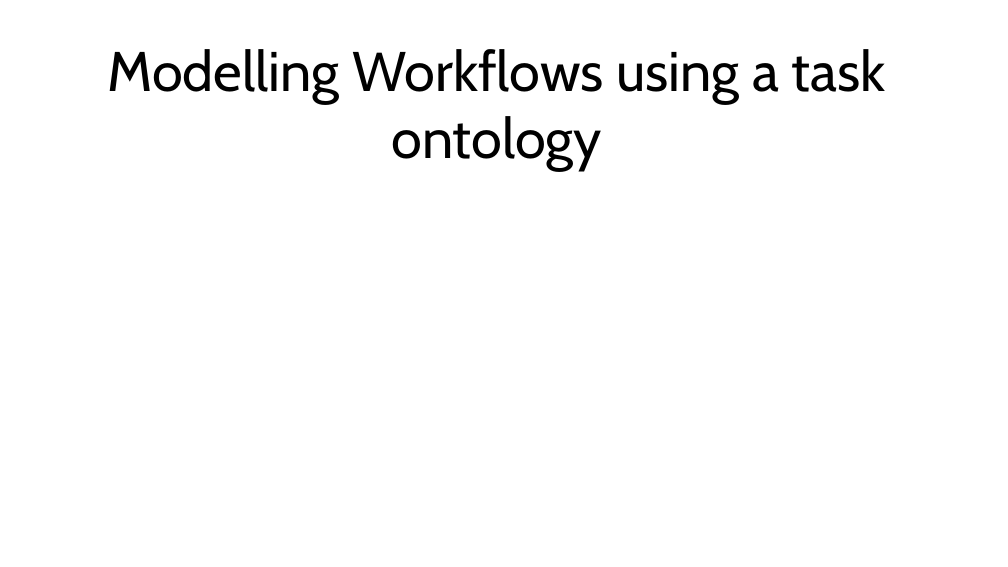
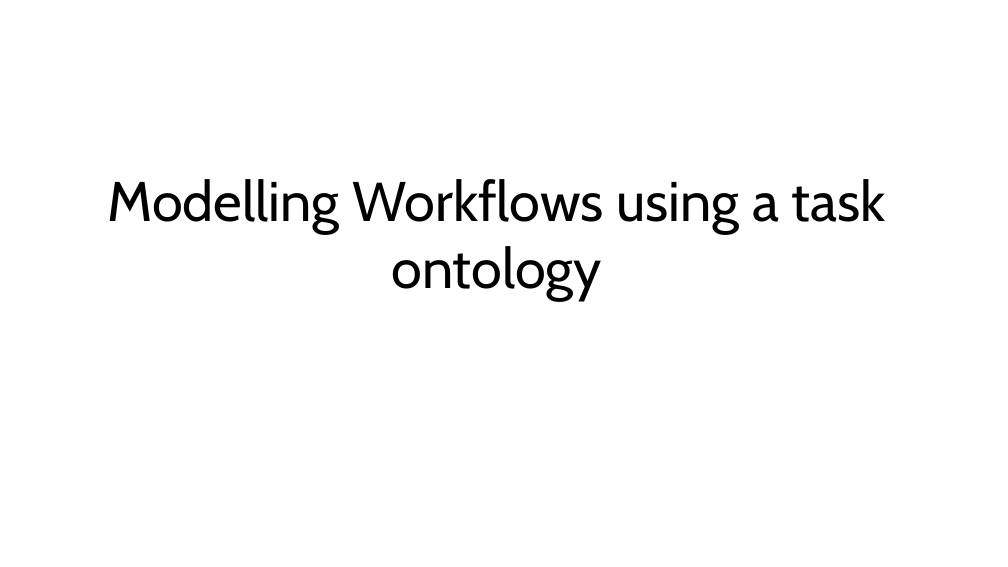
Before and after one commit to luizgdias/jenaowl, a slide deck: slide 1 of ProjetoOwl/Modelagem/diagramas.odp. Drawn at 1008x567 pixels with LibreOffice and Linux fonts; fonts in the diff are those of the drawing. Boxes give left, top, right and bottom in pixels: in the first picture for what was removed or moved away, otherwise in the second. Text is boxed around its words. In the diff, an @@ line names an element or a change of style, - is before the commit and + after.

```diff
--- a/ProjetoOwl/Modelagem/diagramas.odp
+++ b/ProjetoOwl/Modelagem/diagramas.odp
@@ title "Modelling Workflows using a task ...": place and size @@
-title "Modelling Workflows using a task ..." at bbox=[107, 49, 886, 171]
+title "Modelling Workflows using a task ..." at bbox=[107, 179, 886, 300]
```
Also in this commit, not shown: 4 other slides changed, 5 slides added, 4 other files.
